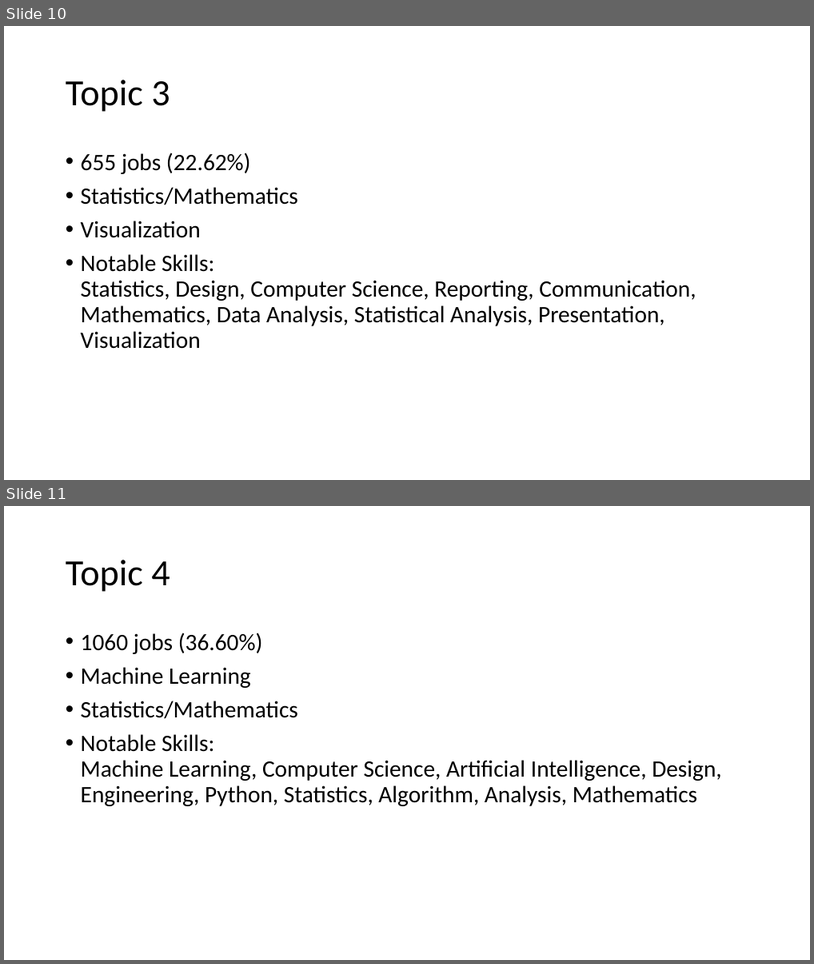
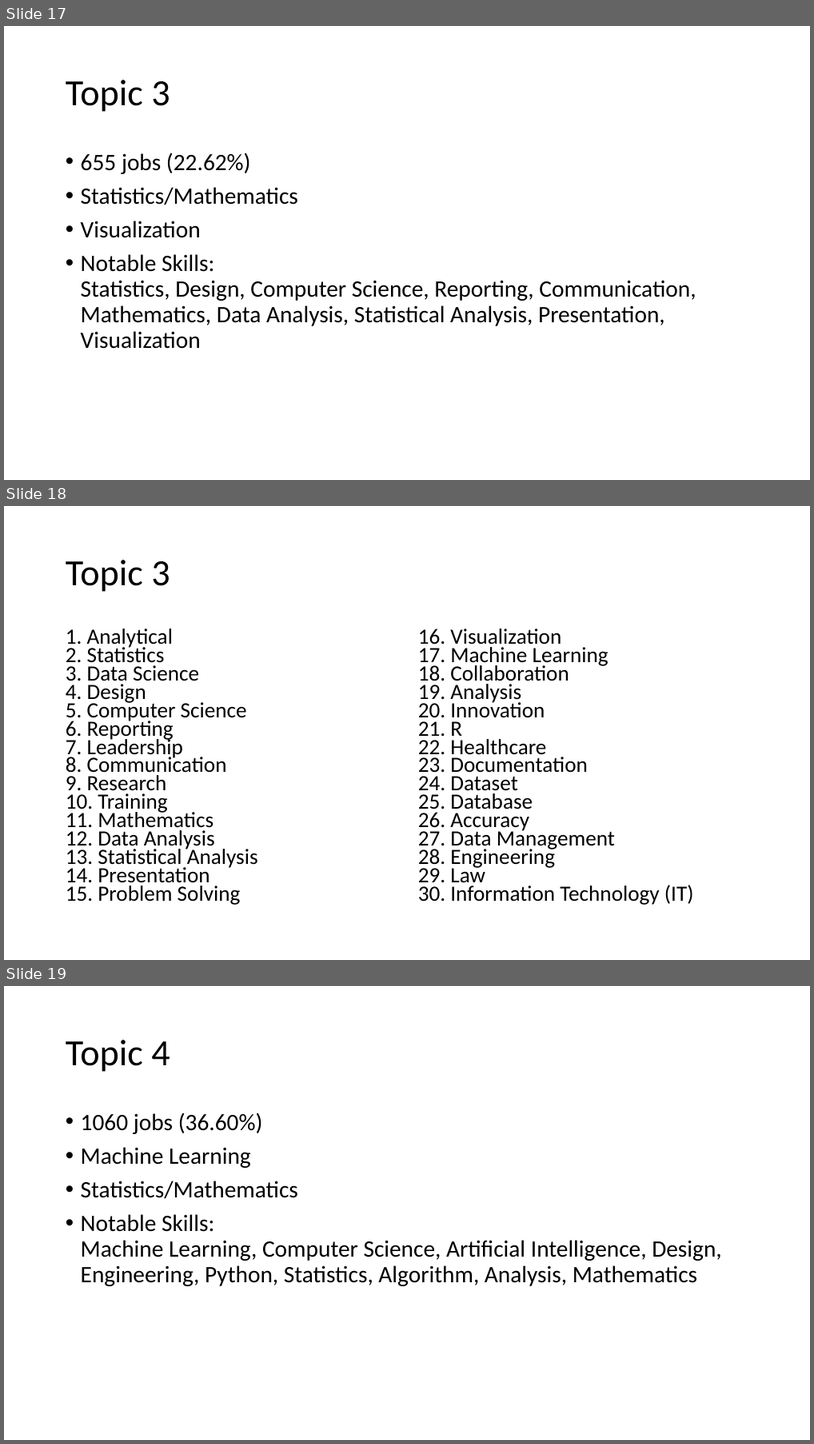
Before and after one commit to binxuankong/skills-ontology-project, a slide deck: Data Science Category.pptx. Shown one above the other, each under a label of ours: slides 10 and 11 before the commit, slides 17, 18 and 19 after it. The pictures are 814x964 and 814x1444 pixels, drawn with LibreOffice and Linux fonts; fonts in the diff are those of the drawing. Boxes give left, top, right and bottom in pixels: in the first picture for what was removed or moved away, otherwise in the second. Text is boxed around its words. In the diff, an @@ line names an element or a change of style, - is before the commit and + after.

Commit message:
30 topic modelling

```diff
--- a/Data Science Category.pptx
+++ b/Data Science Category.pptx
@@ slide 18 added at box(4, 506, 810, 960), background #FFFFFF @@
@@ title added at box(66, 560, 170, 592), 44 pt, text #000000 @@
+Topic 3
@@ text added at box(66, 628, 258, 904), 25.9 pt, text #000000 @@
+1. Analytical
+2. Statistics
+3. Data Science
+4. Design
+5. Computer Science
+6. Reporting
+7. Leadership
+8. Communication
+9. Research
+10. Training
+11. Mathematics
+12. Data Analysis
+13. Statistical Analysis
+14. Presentation
+15. Problem Solving
@@ text added at box(418, 628, 694, 904), 25.9 pt, text #000000 @@
+16. Visualization
+17. Machine Learning
+18. Collaboration
+19. Analysis
+20. Innovation
+21. R
+22. Healthcare
+23. Documentation
+24. Dataset
+25. Database
+26. Accuracy
+27. Data Management
+28. Engineering
+29. Law
+30. Information Technology (IT)
@@ what was slide 10 is now slide 17 @@
@@ what was slide 11 is now slide 19 @@
```
Also in this commit, not shown: 1 slide changed, 9 other slides added, 2 slides removed, 3 other files.
